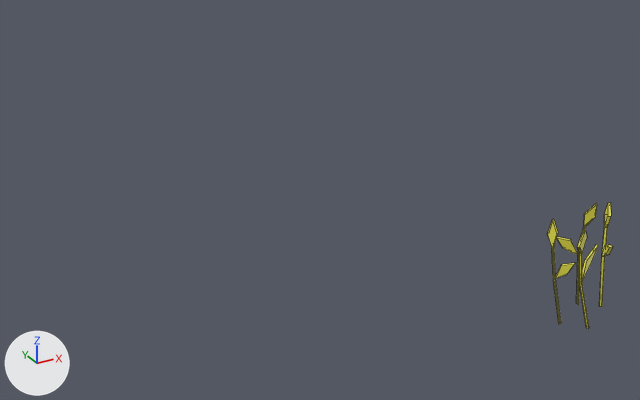
Renders of the FBX model Ejercicio2/Content/MisAssets/FBX/Wheat/Wheat_0.fbx from each side of a commit.
One viewpoint serves both versions: a 50 mm camera at (15.59, -4.66, 2.26) aimed at (18.01, -0.26, 0.06). Arrows for +X, +Y and +Z are at lower left; the lights stay in place. Mesh edges are drawn as thin lines.
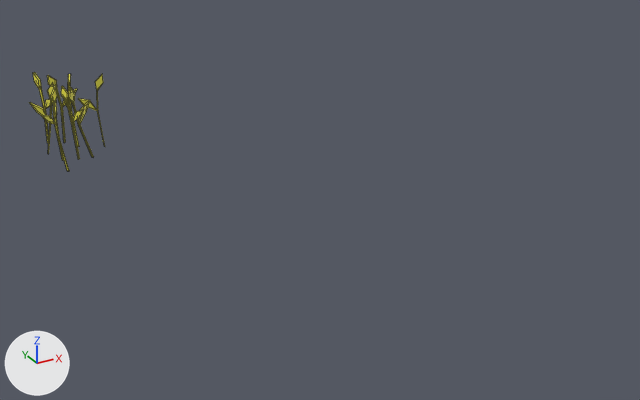
Changed parts and their boxes (x1, y1, x2, y2) in the pictures (640 x 400 px; the box of a moved part takes in the faces that stretch with it):
'Plane.015', reshaped, moved, turned, rescaled
    before: (548, 203, 613, 329)
    after: (30, 72, 105, 171)
part 1 of me_plane_017, moved or reshaped
    before: (557, 203, 597, 305)
    after: (78, 75, 105, 146)
part 2 of me_plane_017, moved or reshaped
    before: (599, 203, 613, 307)
    after: (47, 75, 77, 143)
part 3 of me_plane_017, moved or reshaped
    before: (577, 230, 598, 329)
    after: (33, 72, 51, 143)
part 4 of me_plane_017, added
    after: (30, 83, 54, 154)
part 5 of me_plane_017, added
    after: (53, 100, 69, 171)
part 6 of me_plane_017, added
    after: (42, 85, 64, 160)
part 7 of me_plane_017, added
    after: (61, 86, 84, 159)
part 8 of me_plane_017, added
    after: (65, 74, 79, 147)
part 9 of me_plane_017, added
    after: (68, 87, 94, 157)
part 10 of me_plane_017, deleted (yellow)
    before: (548, 219, 575, 324)

The change, as a diff of the scene's bpy script:
```diff
--- a/Ejercicio2/Content/MisAssets/FBX/Wheat/Wheat_0.fbx.py
+++ b/Ejercicio2/Content/MisAssets/FBX/Wheat/Wheat_0.fbx.py
@@ me_plane_017 @@
 me_plane_017.from_pydata(...)  # 96 vertices, 92 faces; spans x -20.3..17.9, y -7.5..50.0, z -12.1..14.7
 # used by ob_plane_015; location = (18.557, -1.905, 0.0); rotation_euler = (1.571, 0.0, -3.142), in degrees (90, 0, -180); scale = (0.01, 0.01, 0.01)
+# me_plane_017 part 1: the loose piece of 24 vertices spanning x -13.7..5.0, y -5.3..50.0, z 6.4..14.7 is multiplied about its middle by the matrix ((-0.01, 0.0, -0.002), (-0.002, 0.0, 0.01), (0.0, 0.01, 0.0)), then moved by (4.6, -22.3, -10.3), in mat_wheat_002 (yellow #e7e24b)
+# me_plane_017 part 2: the loose piece of 24 vertices spanning x -20.3..-6.2, y -4.9..49.7, z -11.0..6.6 is multiplied about its middle by the matrix ((0.007, 0.0, -0.007), (-0.007, 0.0, -0.007), (0.0, 0.01, 0.0)), then moved by (13.3, -22.2, 2.4), in mat_wheat_029 (yellow #e7e24b)
+# me_plane_017 part 3: the loose piece of 24 vertices spanning x -3.8..15.4, y -6.1..49.5, z -12.1..-4.3 is multiplied about its middle by the matrix ((0.0, -0.001, 0.01), (0.01, -0.002, 0.0), (0.002, 0.01, 0.001)), then moved by (-5.9, -21.4, 8.4), in mat_wheat_030 (yellow #e7e24b)
+# me_plane_017 part 4: the loose piece of 24 vertices spanning x -3.8..15.4, y -6.1..49.5, z -12.1..-4.3 is copied, and the copy is multiplied about its middle by the matrix ((0.007, 0.0, -0.007), (-0.007, 0.0, -0.007), (0.0, 0.01, 0.0)), then moved by (-6.0, -21.6, 8.4), in mat_wheat_003 (yellow #e7e24b); it spans x -0.2..0.0, y 0.0..0.1, z -0.1..0.5
+# me_plane_017 part 5: the loose piece of 24 vertices spanning x -3.8..15.4, y -6.1..49.5, z -12.1..-4.3 is copied, and the copy is multiplied about its middle by the matrix ((-0.005, 0.0, -0.009), (-0.009, 0.0, 0.005), (0.0, 0.01, 0.0)), then moved by (-6.0, -22.0, 8.4), in mat_wheat_035 (yellow #e7e24b); it spans x -0.2..-0.1, y -0.4..-0.2, z -0.1..0.5
+# me_plane_017 part 6: the loose piece of 24 vertices spanning x -13.7..5.0, y -5.3..50.0, z 6.4..14.7 is copied, and the copy is multiplied about its middle by the matrix ((-0.005, 0.0, -0.009), (-0.009, 0.0, 0.005), (0.0, 0.01, 0.0)), then moved by (4.2, -22.5, -10.3), in mat_wheat_034 (yellow #e7e24b); it spans x -0.2..-0.1, y -0.2..-0.1, z -0.1..0.5
+# me_plane_017 part 7: the loose piece of 24 vertices spanning x -3.8..15.4, y -6.1..49.5, z -12.1..-4.3 is copied, and the copy is multiplied about its middle by the matrix ((-0.001, -0.001, 0.01), (0.01, -0.001, 0.0), (0.001, 0.01, 0.001)), then moved by (-5.8, -21.8, 8.4), in mat_wheat_033 (yellow #e7e24b); it spans x 0.0..0.1, y -0.3..-0.1, z -0.1..0.5
+# me_plane_017 part 8: the loose piece of 24 vertices spanning x -20.3..-6.2, y -4.9..49.7, z -11.0..6.6 is copied, and the copy is multiplied about the mesh origin by the matrix ((-0.01, 0.0, -0.002), (-0.002, 0.0, 0.01), (0.0, 0.01, 0.0)), in mat_wheat_004 (yellow #e7e24b); it spans x 0.0..0.1, y 0.0..0.2, z -0.1..0.5
+# me_plane_017 part 9: the loose piece of 24 vertices spanning x -3.8..15.4, y -6.1..49.5, z -12.1..-4.3 is copied, and the copy is multiplied about its middle by the matrix ((-0.01, 0.0, -0.002), (-0.002, 0.0, 0.01), (0.0, 0.01, 0.0)), then moved by (-5.7, -21.8, 8.4), in mat_wheat_001 (yellow #e7e24b); it spans x 0.0..0.2, y -0.2..0.0, z -0.1..0.5
+# me_plane_017 part 10: the loose piece of 24 vertices spanning x 8.7..17.9, y -7.5..48.9, z -9.6..7.0 is deleted
 me_plane_017.materials.append(mat_wheat_001)
@@ me_plane_017 @@
 me_plane_017.materials.append(mat_wheat_003)
+me_plane_017.materials.append(mat_wheat_030)  # yellow #e7e24b
+me_plane_017.materials.append(mat_wheat_029)  # yellow #e7e24b
+me_plane_017.materials.append(mat_wheat_035)  # yellow #e7e24b
+me_plane_017.materials.append(mat_wheat_034)  # yellow #e7e24b
+me_plane_017.materials.append(mat_wheat_033)  # yellow #e7e24b
@@ ob_plane_015 @@
 ob_plane_015 = bpy.data.objects.new('Plane.015', me_plane_017)
-ob_plane_015.location = (18.557, -1.905, 0.0)
-ob_plane_015.rotation_euler = (1.571, 0.0, -3.142)  # degrees (90, 0, -180)
-ob_plane_015.scale = (0.01, 0.01, 0.01)
+ob_plane_015.location = (16.94, 1.623, 0.0)
```
